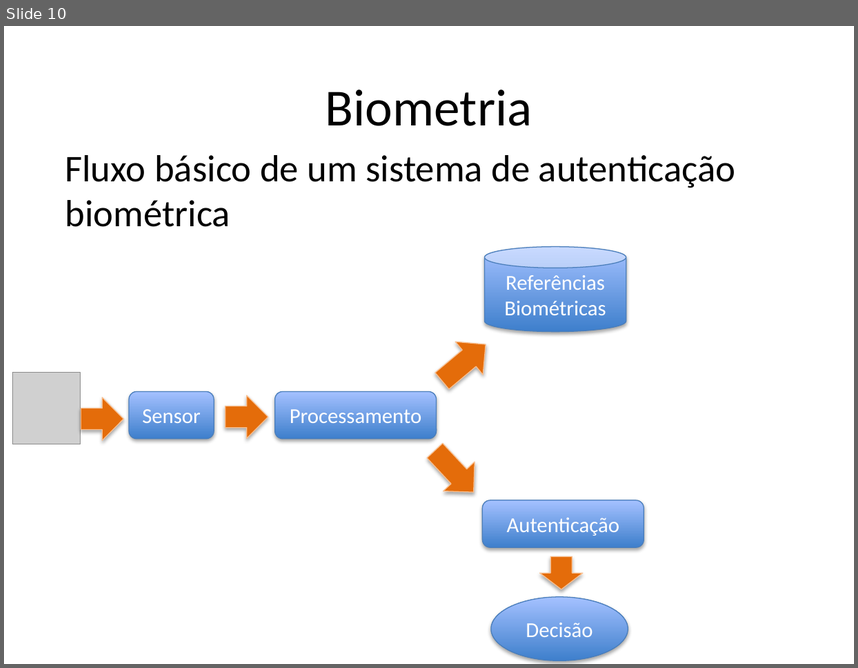
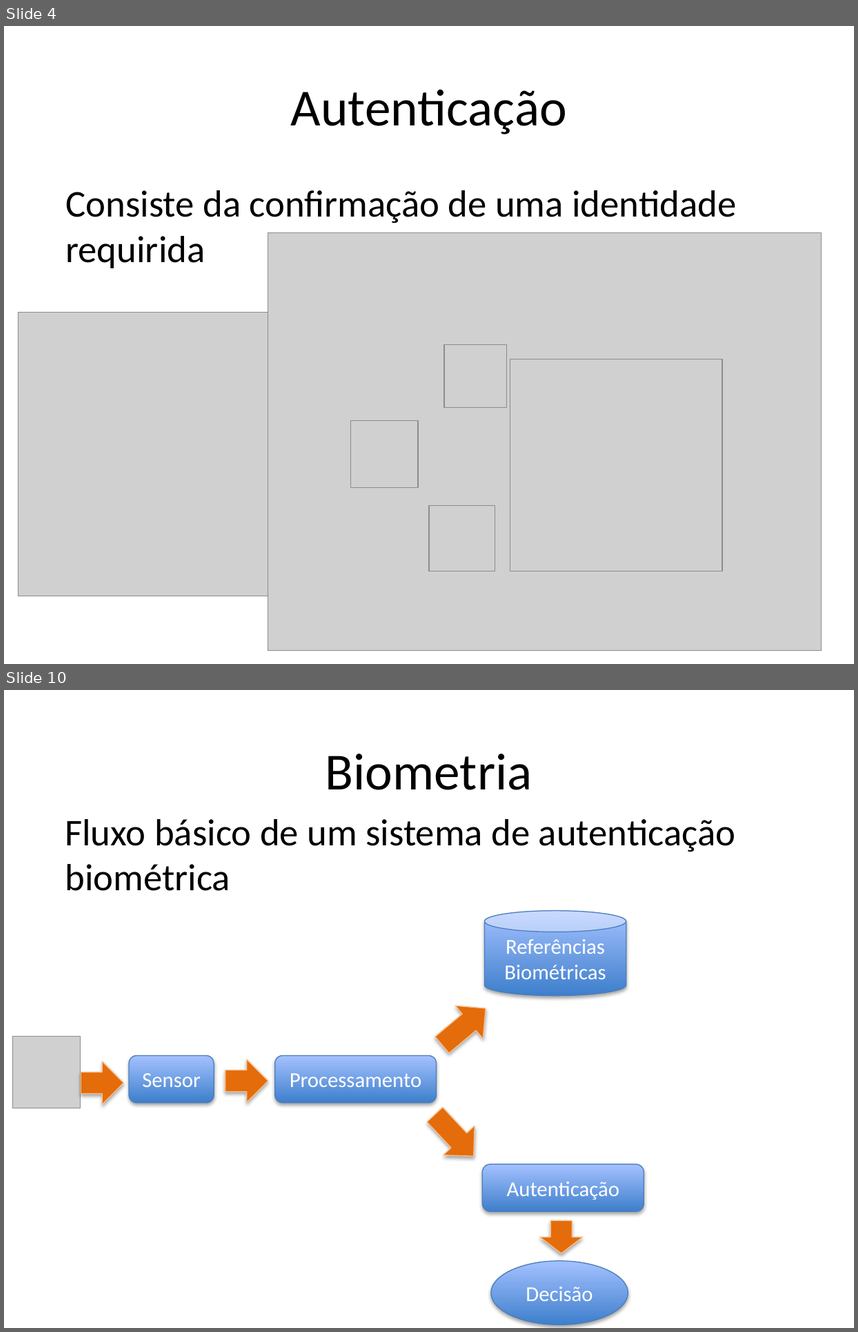
Before and after one commit to tiagofrepereira2012/masters_thesis, a slide deck: qualification/presentation/Presentation.pptx. Shown one above the other, each under a label of ours: slide 10 before the commit, slides 4 and 10 after it; the slides between them are not shown. The pictures are 858x668 and 858x1332 pixels, drawn with LibreOffice and Linux fonts; fonts in the diff are those of the drawing; grey boxes stand for pictures. Boxes give left, top, right and bottom in pixels: in the first picture for what was removed or moved away, otherwise in the second. Text is boxed around its words. In the diff, an @@ line names an element or a change of style, - is before the commit and + after.

```diff
--- a/qualification/presentation/Presentation.pptx
+++ b/qualification/presentation/Presentation.pptx
@@ slide 4 added at (x1=4, y1=26, x2=854, y2=664), background #FFFFFF @@
@@ title added at (x1=291, y1=89, x2=567, y2=134), 44 pt, text #000000 @@
+Autenticação
@@ text added at (x1=65, y1=190, x2=736, y2=268), 32 pt, text #000000 @@
+Consiste da confirmação de uma identidade requirida
@@ picture added at (x1=268, y1=232, x2=822, y2=650) @@
@@ picture added at (x1=18, y1=312, x2=302, y2=595) @@
@@ picture added at (x1=444, y1=345, x2=507, y2=408) @@
@@ picture added at (x1=510, y1=359, x2=722, y2=571) @@
@@ picture added at (x1=351, y1=421, x2=418, y2=488) @@
@@ picture added at (x1=429, y1=506, x2=495, y2=571) @@
```
Also in this commit, not shown: 10 slides changed, 6 other slides added, 2 slides removed.
